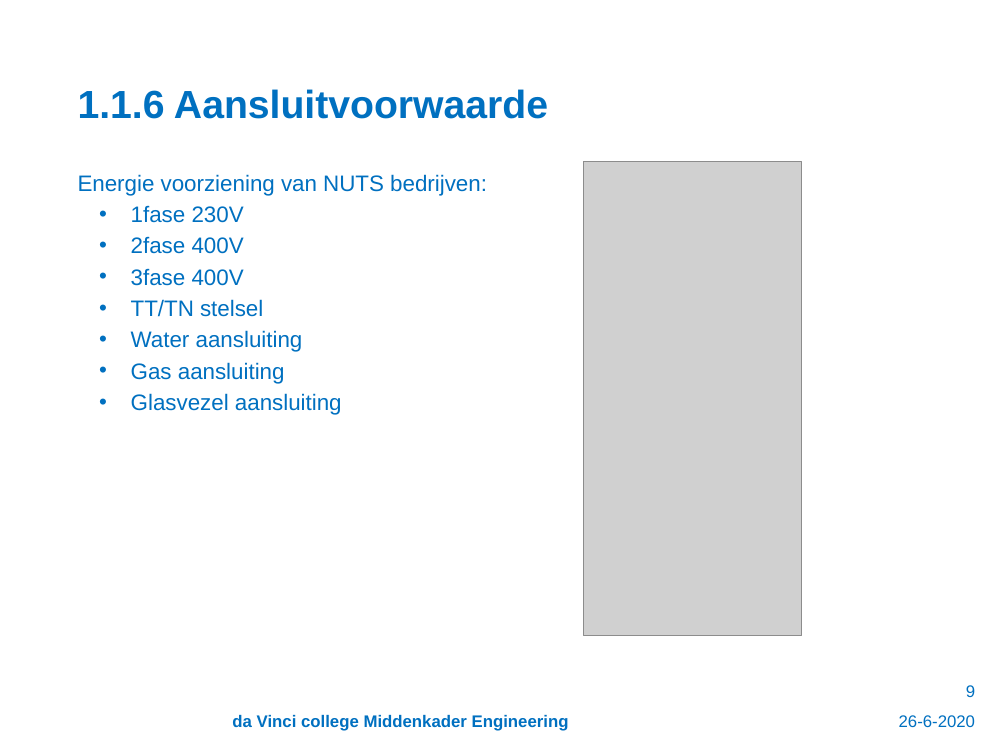
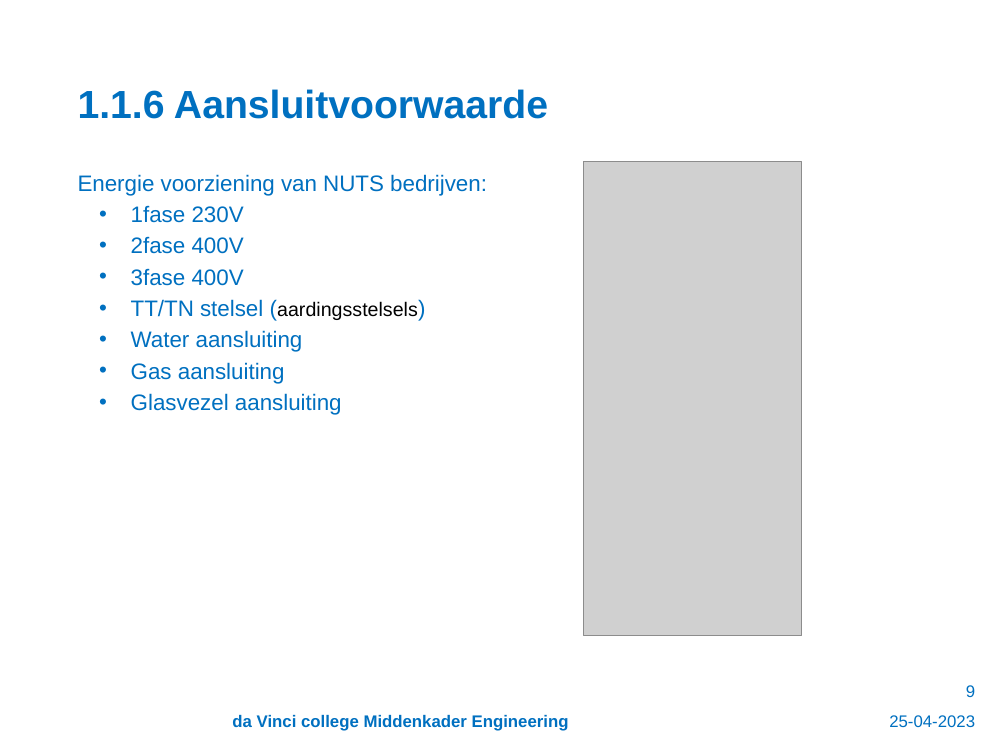
Before and after one commit to ArjanKam/Onderwijs, a slide deck: slide 9 of L02P04 - Ontwerpen SE - Huisinstallatie/Lesmateriaal/H1.1-1.2 Bestek en indeling meterkast.pptx. Drawn at 1008x756 pixels with LibreOffice and Linux fonts; fonts in the diff are those of the drawing; grey boxes stand for pictures; background and template pictures are left out. Boxes give left, top, right and bottom in pixels: in the first picture for what was removed or moved away, otherwise in the second. Text is boxed around its words. In the diff, an @@ line names an element or a change of style, - is before the commit and + after.

```diff
--- a/L02P04 - Ontwerpen SE - Huisinstallatie/Lesmateriaal/H1.1-1.2 Bestek en indeling meterkast.pptx
+++ b/L02P04 - Ontwerpen SE - Huisinstallatie/Lesmateriaal/H1.1-1.2 Bestek en indeling meterkast.pptx
@@ text at <box>131,299,418,320</box>: text changed; size 16 to 14 pt; text colour #0070C0 to #000000 @@
-    • TT/TN stelsel
+    • TT/TN stelsel (aardingsstelsels)
@@ text at <box>889,715,975,727</box>: text changed @@
-26-6-2020
+25-04-2023
```
Also in this commit, not shown: 14 other slides changed, 2 other files.
